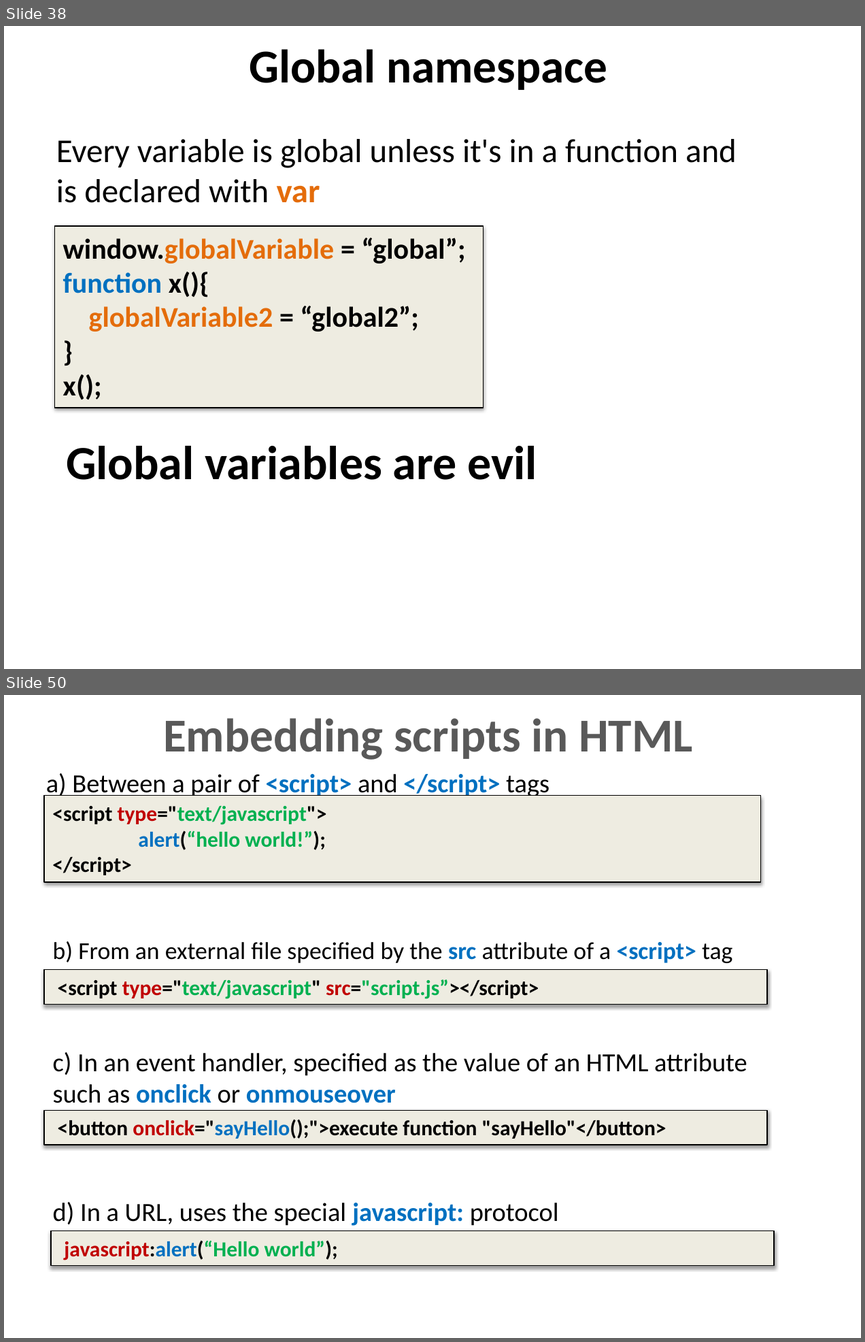
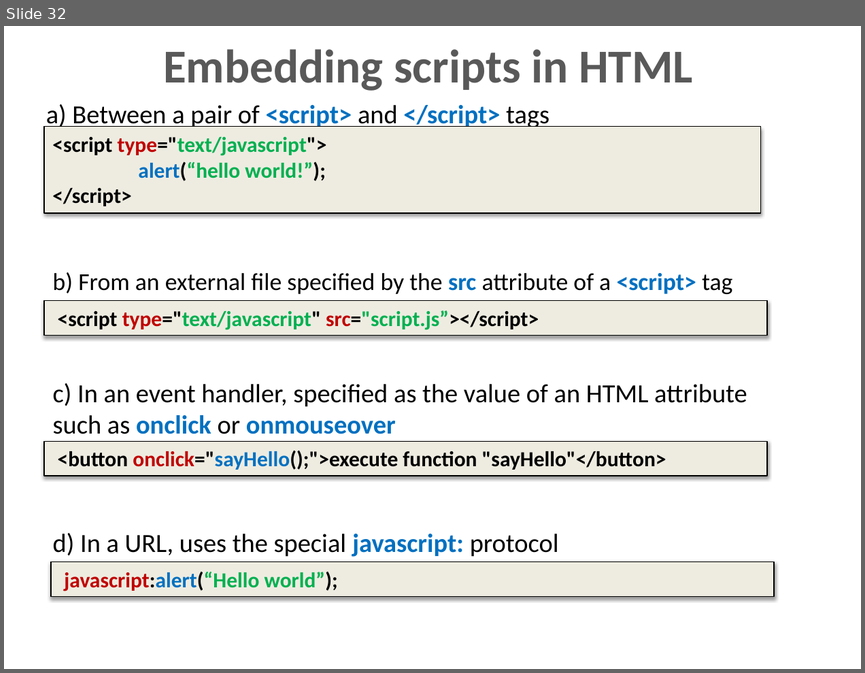
Before and after one commit to dzmitry-varabei/front-end-course, a slide deck: js-data-types/Data_types.pptx. Shown one above the other, each under a label of ours: slides 38 and 50 before the commit, slide 32 after it; the slides between them are not shown. The pictures are 865x1342 and 865x673 pixels, drawn with LibreOffice and Linux fonts; fonts in the diff are those of the drawing. Boxes give left, top, right and bottom in pixels: in the first picture for what was removed or moved away, otherwise in the second. Text is boxed around its words. In the diff, an @@ line names an element or a change of style, - is before the commit and + after.

```diff
--- a/js-data-types/Data_types.pptx
+++ b/js-data-types/Data_types.pptx
@@ slide 38 removed at (4,26,861,669), background #FFFFFF @@
@@ title removed at (249,49,607,90) @@
-Global namespace
@@ text removed at (56,139,736,203) @@
-Every variable is global unless it's in a function and is declared with var
@@ rectangle removed at (54,226,483,407) @@
-window.globalVariable = “global”;
-function x(){
-globalVariable2 = “global2”;
-}
-x();
@@ text removed at (66,446,537,480) @@
-Global variables are evil
@@ what was slide 50 is now slide 32 @@
```
Also in this commit, not shown: 17 other slides removed, 2 other files.
